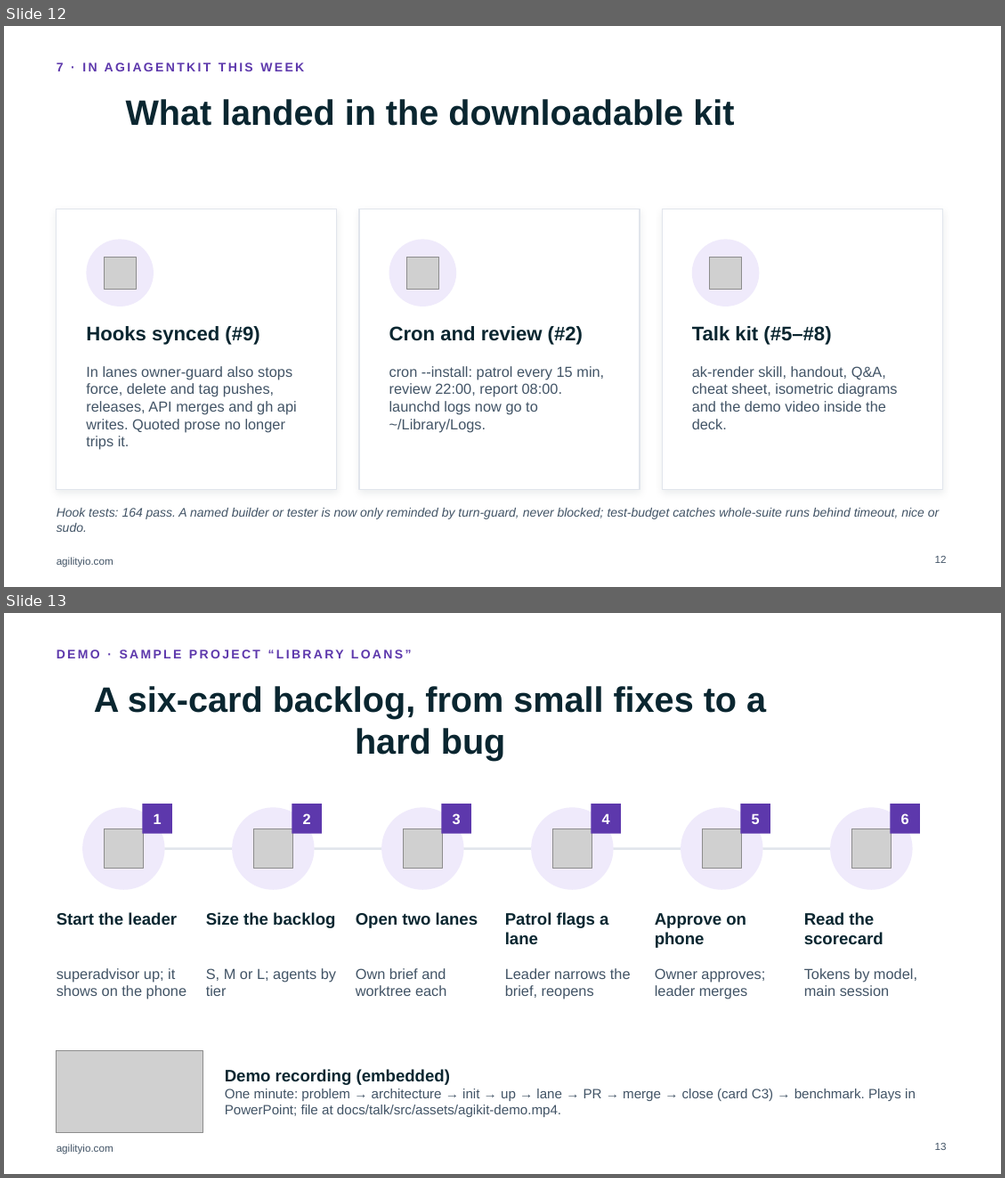
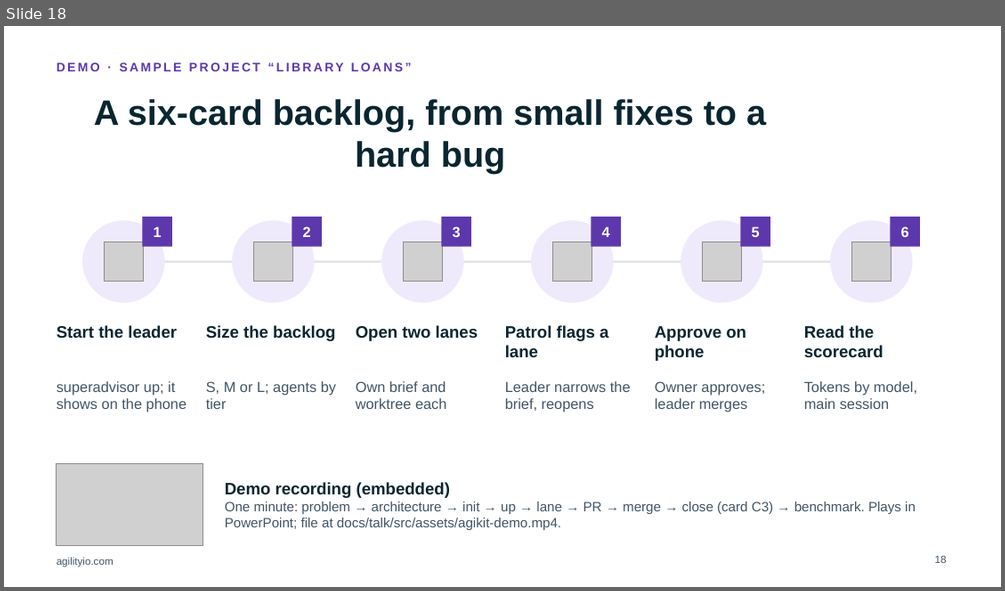
Before and after one commit to trungungtoan-agilityio/AgiAgentKit, a slide deck: docs/talk/v2/Session-Superadvisor-V2-AgilityIO.pptx. Shown one above the other, each under a label of ours: slides 12 and 13 before the commit, slide 18 after it. The pictures are 1005x1178 and 1005x591 pixels, drawn with LibreOffice and Linux fonts; fonts in the diff are those of the drawing; grey boxes stand for pictures; background and template pictures are left out. Boxes give left, top, right and bottom in pixels: in the first picture for what was removed or moved away, otherwise in the second. Text is boxed around its words. In the diff, an @@ line names an element or a change of style, - is before the commit and + after.

```diff
--- a/docs/talk/v2/Session-Superadvisor-V2-AgilityIO.pptx
+++ b/docs/talk/v2/Session-Superadvisor-V2-AgilityIO.pptx
@@ slide 12 removed at <box>4,26,1001,587</box>, background #FFFFFF; not listed: 1 template element that a slide beside it also shows @@
@@ text removed at <box>57,62,304,71</box> @@
-7 · IN AGIAGENTKIT THIS WEEK
@@ title removed at <box>126,99,734,126</box> @@
-What landed in the downloadable kit
@@ rectangle removed at <box>57,209,337,490</box> @@
@@ rectangle removed at <box>359,209,639,490</box> @@
@@ rectangle removed at <box>662,209,942,490</box> @@
@@ ellipse removed at <box>86,239,154,306</box> @@
@@ ellipse removed at <box>389,239,456,306</box> @@
@@ ellipse removed at <box>692,239,760,306</box> @@
@@ picture removed at <box>104,257,136,289</box> @@
@@ picture removed at <box>406,257,438,289</box> @@
@@ picture removed at <box>709,257,741,289</box> @@
@@ text removed at <box>86,326,259,345</box> @@
-Hooks synced (#9)
@@ text removed at <box>389,326,582,345</box> @@
-Cron and review (#2)
@@ text removed at <box>692,326,831,345</box> @@
-Talk kit (#5–#8)
@@ text removed at <box>86,366,297,450</box> @@
-In lanes owner-guard also stops force, delete and tag pushes, releases, API merges and gh api writes. Quoted prose no longer trips it.
@@ text removed at <box>389,366,604,432</box> @@
-cron --install: patrol every 15 min, review 22:00, report 08:00. launchd logs now go to ~/Library/Logs.
@@ text removed at <box>692,366,897,429</box> @@
-ak-render skill, handout, Q&A, cheat sheet, isometric diagrams and the demo video inside the deck.
@@ text removed at <box>57,507,938,532</box> @@
-Hook tests: 164 pass. A named builder or tester is now only reminded by turn-guard, never blocked; test-budget catches whole-suite runs behind timeout, nice or sudo.
@@ page number removed at <box>935,556,947,563</box> @@
-12
@@ what was slide 13 is now slide 18 @@
```
Also in this commit, not shown: 12 slides changed, 7 slides added, 1 other slide removed, 11 other files.
